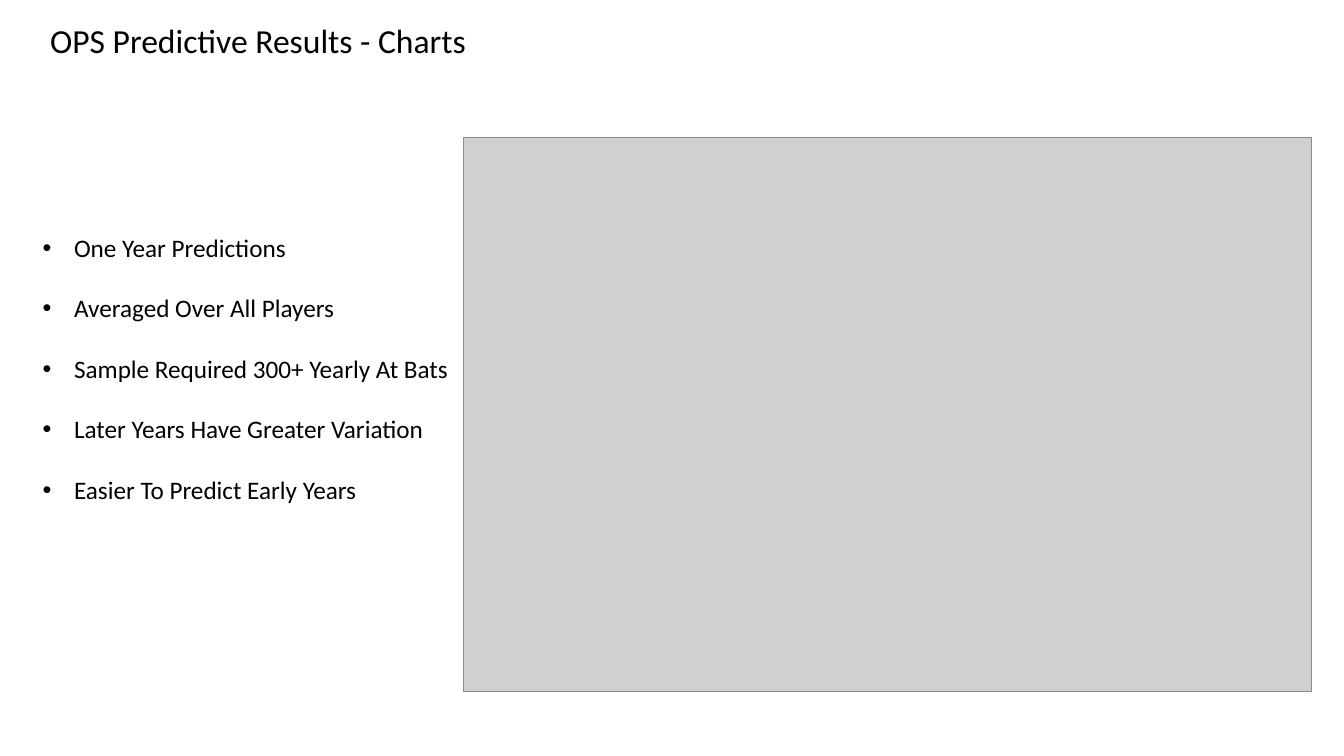
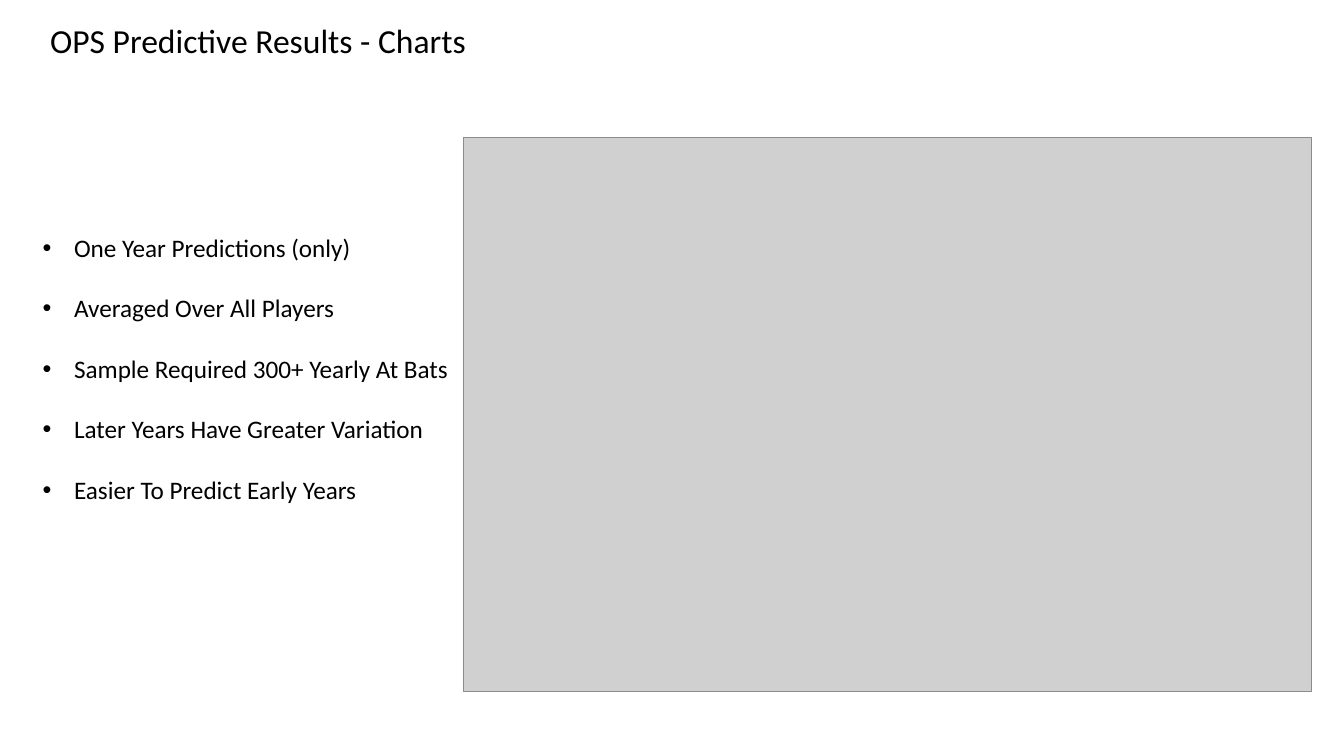
Before and after one commit to paulscheibal/SBDataScienceCert, a slide deck: slide 7 of CapstoneP1/ReportOuts/BaseballPerformanceAnalysisandResults.pptx. Drawn at 1344x756 pixels with LibreOffice and Linux fonts; fonts in the diff are those of the drawing; grey boxes stand for pictures. Boxes give left, top, right and bottom in pixels: in the first picture for what was removed or moved away, otherwise in the second. Text is boxed around its words. In the diff, an @@ line names an element or a change of style, - is before the commit and + after.

```diff
--- a/CapstoneP1/ReportOuts/BaseballPerformanceAnalysisandResults.pptx
+++ b/CapstoneP1/ReportOuts/BaseballPerformanceAnalysisandResults.pptx
@@ text at (74,238,350,261): text changed @@
-• One Year Predictions
+• One Year Predictions (only)
```
Also in this commit, not shown: 1 other file.
